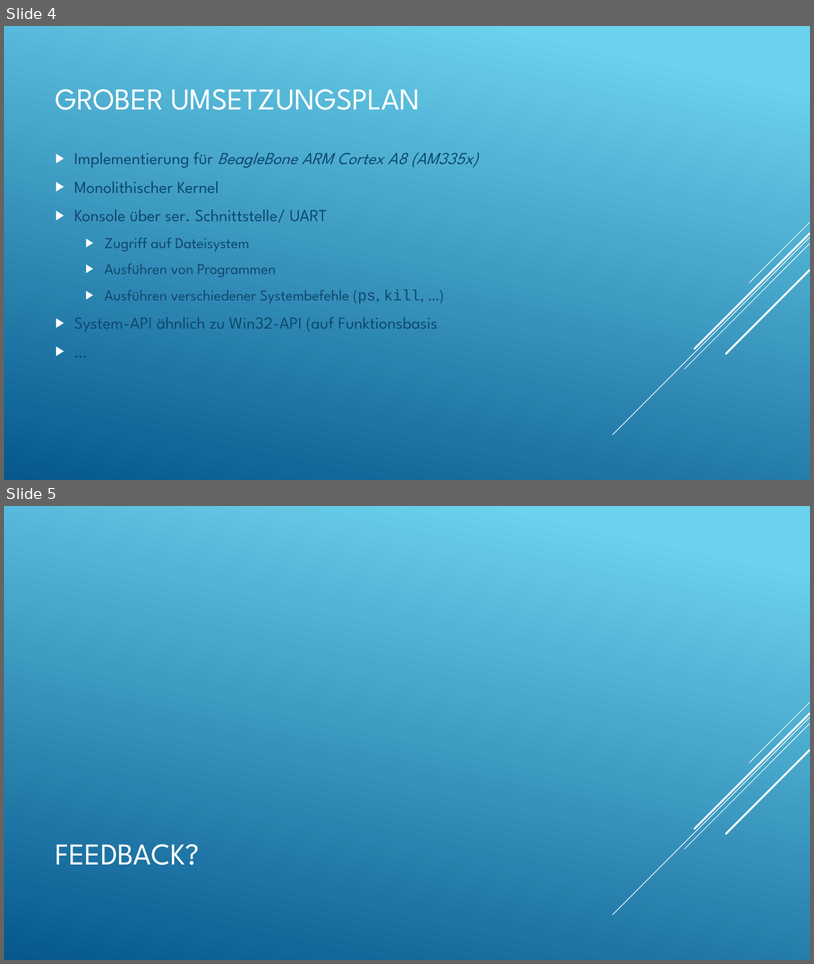
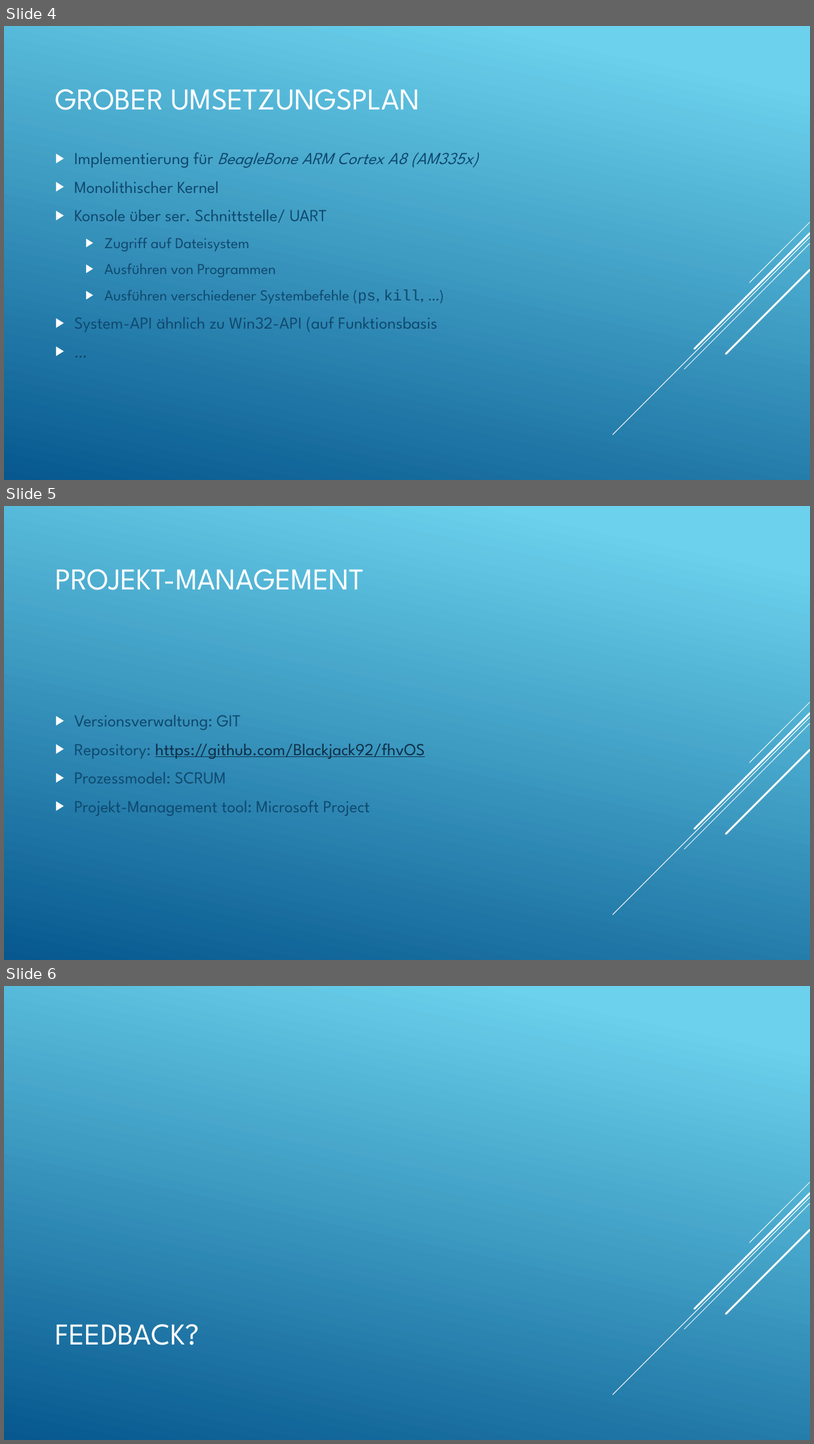
Before and after one commit to wake-0/fhvOS, a slide deck: presentations/Presentation_Requirements_10032015.pptx. Shown one above the other, each under a label of ours: slides 4 and 5 before the commit, slides 4, 5 and 6 after it. The pictures are 814x964 and 814x1444 pixels, drawn with LibreOffice and Linux fonts; fonts in the diff are those of the drawing. Boxes give left, top, right and bottom in pixels: in the first picture for what was removed or moved away, otherwise in the second. Text is boxed around its words. In the diff, an @@ line names an element or a change of style, - is before the commit and + after.

Commit message:
added projectmanagement to the presentation

```diff
--- a/presentations/Presentation_Requirements_10032015.pptx
+++ b/presentations/Presentation_Requirements_10032015.pptx
@@ slide 5 added at <box>4,506,810,960</box>, background gradient #6ED2EB to #06588E; not listed: 5 template elements that a slide beside it also shows @@
@@ title added at <box>56,569,365,590</box>, 36 pt, text #FFFFFF @@
+PROJEKT-MANAGEMENT
@@ text added at <box>74,715,425,816</box>, 20 pt, text #0F496F @@
+▶ Versionsverwaltung: GIT
+▶ Repository: https://github.com/Blackjack92/fhvOS
+▶ Prozessmodel: SCRUM
+▶ Projekt-Management tool: Microsoft Project
@@ what was slide 5 is now slide 6 @@
```
